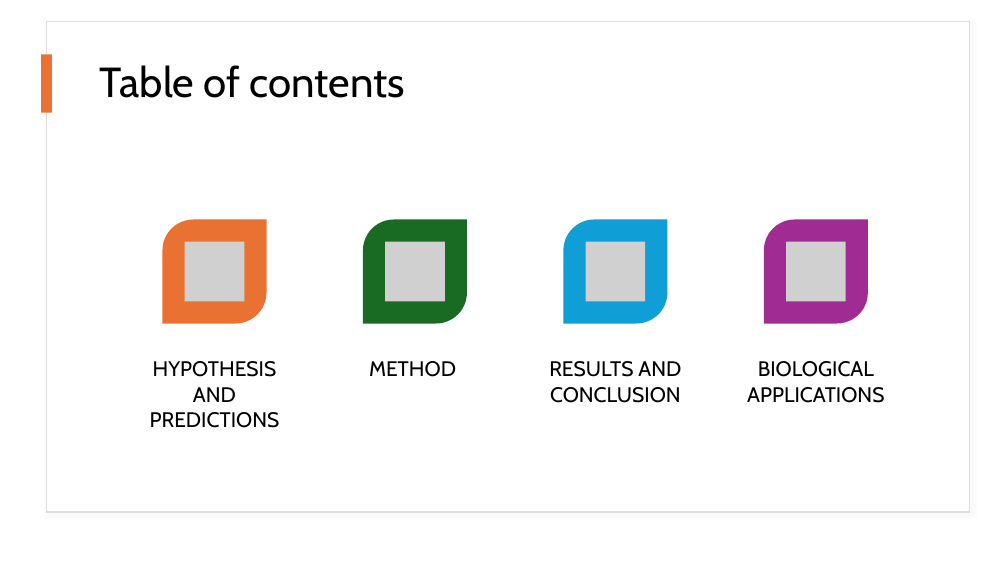
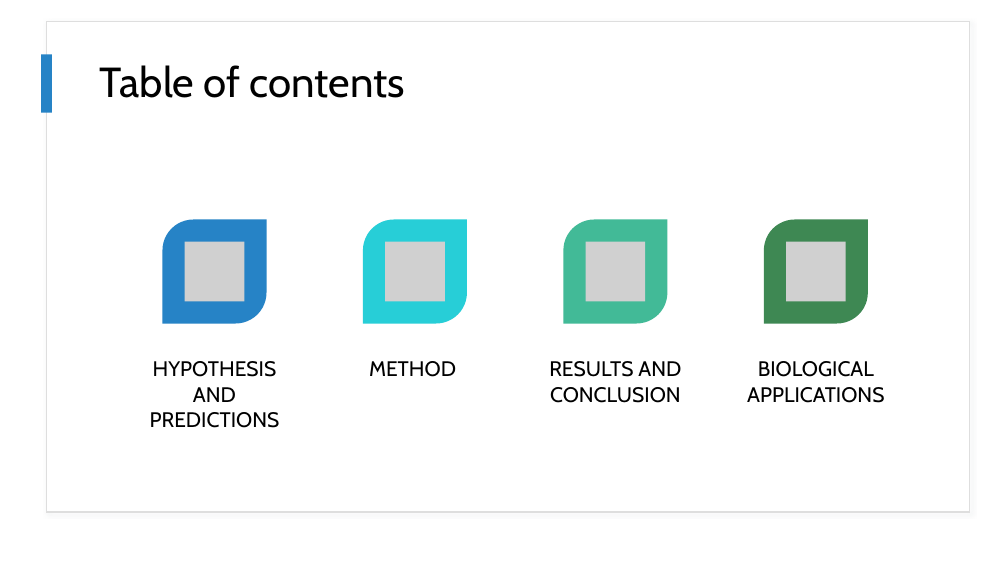
Before and after one commit to Julia-Eggenschwiler/THEEproject_Jaelle_Julia, a slide deck: slide 2 of THEE_project.pptx. Drawn at 1008x567 pixels with LibreOffice and Linux fonts; fonts in the diff are those of the drawing; grey boxes stand for pictures. Boxes give left, top, right and bottom in pixels: in the first picture for what was removed or moved away, otherwise in the second. Text is boxed around its words. In the diff, an @@ line names an element or a change of style, - is before the commit and + after.

```diff
--- a/THEE_project.pptx
+++ b/THEE_project.pptx
@@ rectangle at box(46, 21, 969, 512): shadow changed @@
@@ rectangle at box(42, 54, 52, 113): fill #E97132 to #2683C6 @@
@@ round diag rect at box(163, 219, 267, 324): fill #E97132 to #2683C6 @@
@@ round diag rect at box(363, 219, 467, 324): fill #196B24 to #27CED7 @@
@@ round diag rect at box(563, 219, 668, 324): fill #0F9ED5 to #42BA97 @@
@@ round diag rect at box(764, 219, 868, 324): fill #A02B93 to #3E8853 @@
```
Also in this commit, not shown: 5 other slides changed, 2 other files.
